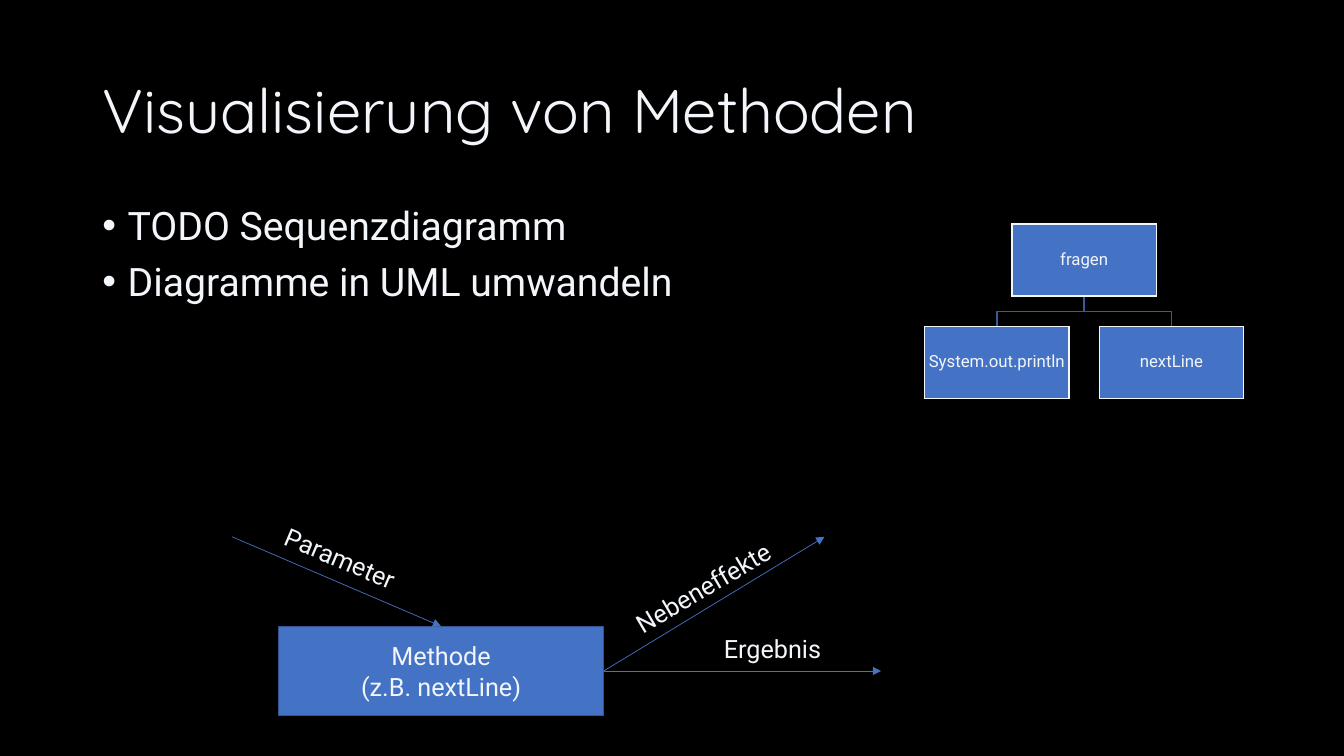
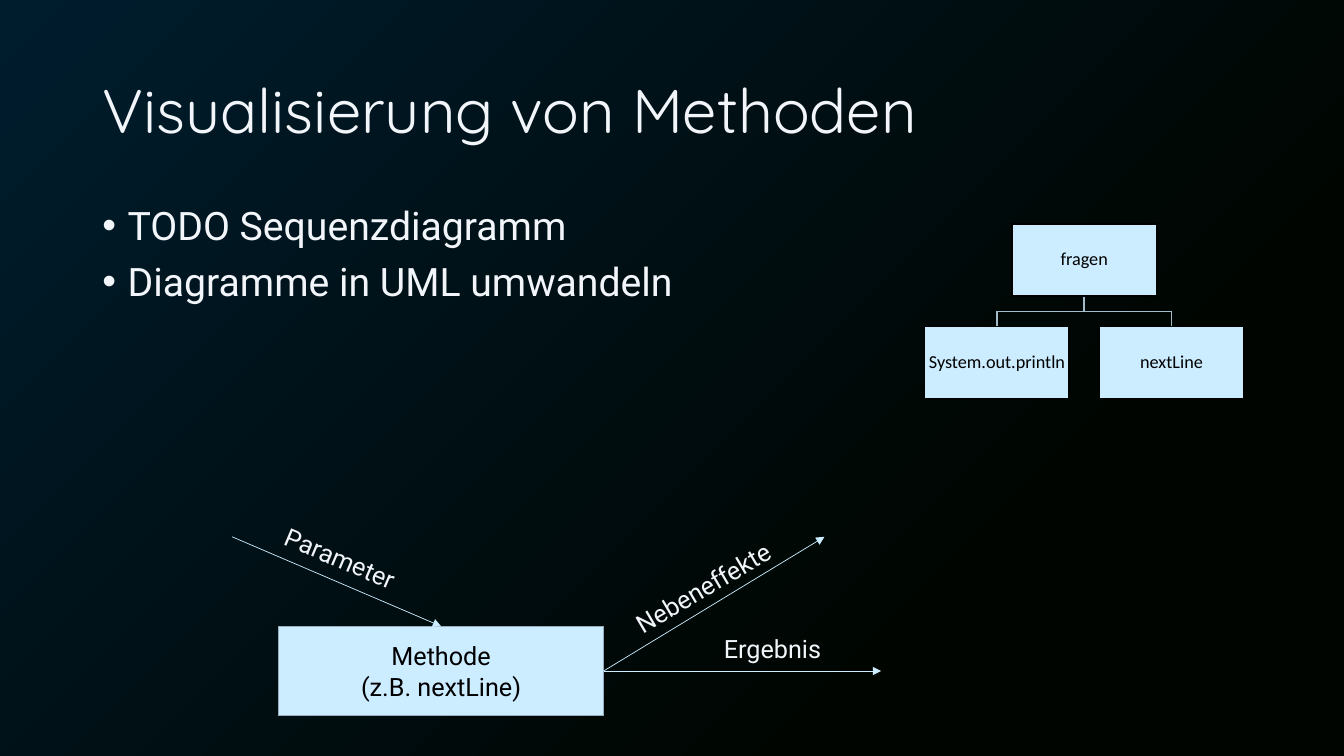
Before and after one commit to Cactusroot/Java, a slide deck: slide 31 of src/Java.pptx (slide 29 before the commit). Drawn at 1344x756 pixels with LibreOffice and Linux fonts; fonts in the diff are those of the drawing. Boxes give left, top, right and bottom in pixels: in the first picture for what was removed or moved away, otherwise in the second. Text is boxed around its words. In the diff, an @@ line names an element or a change of style, - is before the commit and + after.

```diff
--- a/src/Java.pptx
+++ b/src/Java.pptx
@@ background #000000 to gradient #001D2E to #000500 @@
@@ freeform shape at (997,296,1085,327): outline #365B9D 1 pt to #A3BDCC 1 pt @@
@@ freeform shape at (1085,296,1173,327): outline #365B9D 1 pt to #A3BDCC 1 pt @@
@@ size 12 to 13 pt, font Roboto to Calibri, text colour #F2F5FA to #000000 in 3 elements at (1061,252,1108,268), (929,355,1065,371), (1140,355,1203,368) @@
@@ fill #4472C4 to #CCECFF; outline #F2F5FA 1 pt to #000000 1 pt in 3 elements at (1012,224,1156,296), (925,327,1069,399), (1100,327,1244,399) @@
@@ arrow (232, 537) - (442, 626): stroke #4472C4 0.5 pt to #CCECFF 0.5 pt @@
@@ arrow (604, 671) - (825, 537): stroke #4472C4 0.5 pt to #CCECFF 0.5 pt @@
@@ rectangle "Methode" at (278,626,603,716): text colour #F2F5FA to #000000; fill #4472C4 to #CCECFF; outline #325491 1 pt to #97AFBD 1 pt @@
@@ arrow (604, 671) - (881, 671): stroke #4472C4 0.5 pt to #CCECFF 0.5 pt @@
```
Also in this commit, not shown: 108 other slides changed, 4 slides added, 1 slide removed, 1 other file.
